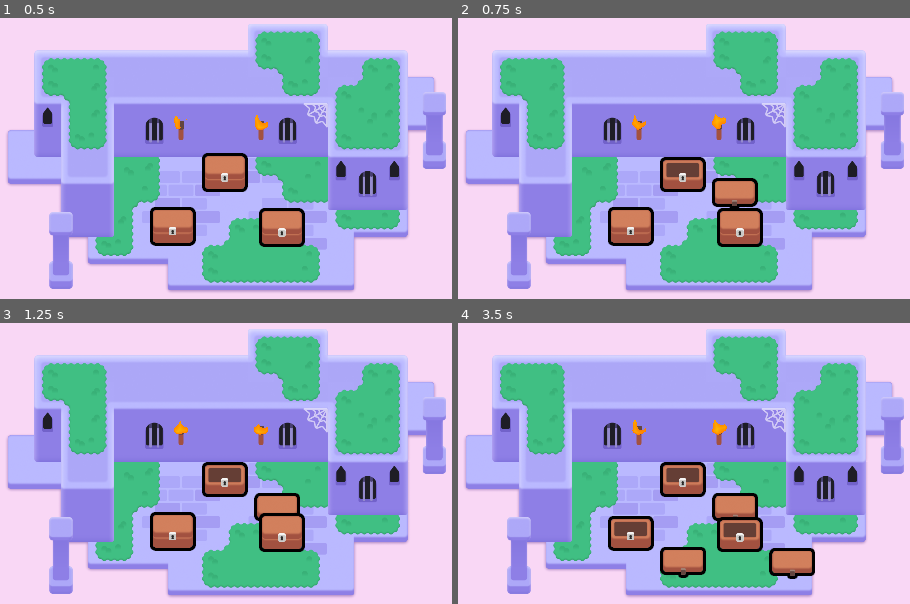
Above: before the commit, frames 1-4 (two rows, left to right).
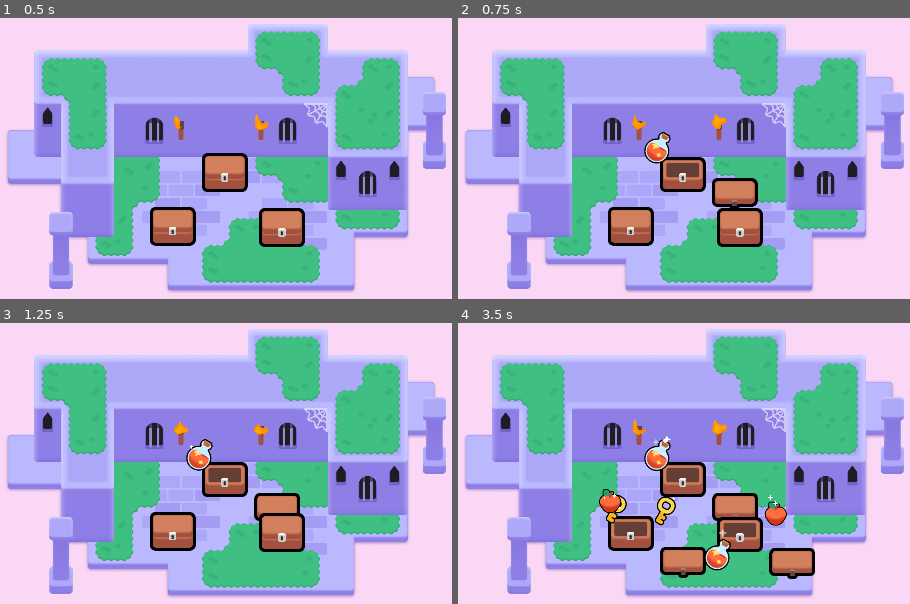
Above: after the commit, the same moments.

Repository: Sam7643/2d-GameDev-Courses
Game: Godot game, scene res://lessons/mini_dungeon.tscn
Two runs of this game, one before a commit and one after it. Both use one fixed random seed, a clock stepped at 60 frames per second and the inputs below.
Inputs (mouse positions are in pixels of both pictures, inside the frame that each line leads up to):
- Up to frame 1 (0.5 s): no input
- Up to frame 2 (0.75 s): tap Enter at 0.5 s; move the mouse to (684, 172) at 0.52 s; press the mouse at (684, 172) at 0.53 s; hold D (move_right) from 0.53 s (still down)
- Up to frame 3 (1.25 s): keep holding D (move_right); tap Space at 0.77 s
- Up to frame 4 (3.5 s): move the mouse to (629, 530) at 1.27 s; release D (move_right) at 1.28 s; release the mouse at (629, 530) at 1.28 s; hold S (move_down) 1.28-2.03 s; right-click (629, 530) at 1.35 s; click (629, 530) at 1.42 s; tap Space at 1.52, 3.02 s; move the mouse to (738, 533) at 2.02 s; hold D (move_right) 2.03-2.78 s; tap Z at 2.1 s; click (738, 533) at 2.17 s; move the mouse to (638, 570) at 2.77 s; hold W (move_up) from 2.78 s (still down); click (638, 570) at 2.85 s

Frame 1 is identical in both runs. In frame 2, 0.5% of the frame differs, in the area x 41-48%, y 40-52%; in frame 3, 0.5%; in frame 4, 2.1%, in the area x 31-73%, y 40-89%.

Commit message:
M6. L6. Spawn random loot

Diff:
--- a/M06.looting_workbook/chest.gd
+++ b/M06.looting_workbook/chest.gd
@@ -1,11 +1,16 @@
 extends Area2D
 
+@export var possible_items: Array[PackedScene] = []
 @onready var canvas_group: CanvasGroup = $CanvasGroup
 @onready var animation_player = $AnimationPlayer
 
 func open() -> void:
 	animation_player.play("open")
 	input_pickable = false
+	if possible_items.is_empty():
+		return
+	for current_index in range(randi_range(1, 3)):
+		_spawn_random_item()
 
 func _ready() -> void:
 	mouse_entered.connect(_on_mouse_entered)
@@ -32,3 +37,11 @@
 
 	if event_is_mouse_click:
 		open()
+
+func _spawn_random_item() -> void:
+	var loot_item: Area2D = possible_items.pick_random().instantiate()
+	add_child(loot_item)
+	var random_angle := randf_range(0.0, 2.0 * PI)
+	var random_direction := Vector2(1.0, 0.0).rotated(random_angle)
+	var random_distance := randf_range(60.0, 120.0)
+	loot_item.position = random_direction * random_distance
--- a/M06.looting_workbook/chest.tscn
+++ b/M06.looting_workbook/chest.tscn
@@ -1,10 +1,13 @@
-[gd_scene load_steps=11 format=3 uid="uid://b6hypcdu005o8"]
+[gd_scene load_steps=14 format=3 uid="uid://b6hypcdu005o8"]
 
 [ext_resource type="Texture2D" uid="uid://c3hwsm5ugp8qw" path="res://lessons/chest/bottom.png" id="1_dx0lc"]
 [ext_resource type="Shader" path="res://lessons/chest/group_outline.gdshader" id="1_fn11s"]
 [ext_resource type="Script" path="res://chest.gd" id="1_k1i7x"]
+[ext_resource type="PackedScene" uid="uid://hdxqgspfcaur" path="res://lessons/items/potion.tscn" id="2_8ohrj"]
 [ext_resource type="Texture2D" uid="uid://bnem1cahhoxdk" path="res://lessons/chest/top.png" id="2_gyljb"]
 [ext_resource type="Texture2D" uid="uid://bu2jin246nel5" path="res://lessons/chest/lock.png" id="3_keerc"]
+[ext_resource type="PackedScene" uid="uid://0i1g0cunmseb" path="res://lessons/items/apple.tscn" id="3_whn4f"]
+[ext_resource type="PackedScene" uid="uid://ctqyr0ufyoktk" path="res://lessons/items/key.tscn" id="4_sdml4"]
 
 [sub_resource type="RectangleShape2D" id="RectangleShape2D_3pi8l"]
 size = Vector2(95, 78)
@@ -54,6 +57,7 @@
 
 [node name="Chest" type="Area2D"]
 script = ExtResource("1_k1i7x")
+possible_items = Array[PackedScene]([ExtResource("2_8ohrj"), ExtResource("3_whn4f"), ExtResource("4_sdml4")])
 
 [node name="CollisionShape2D" type="CollisionShape2D" parent="."]
 visible = false
